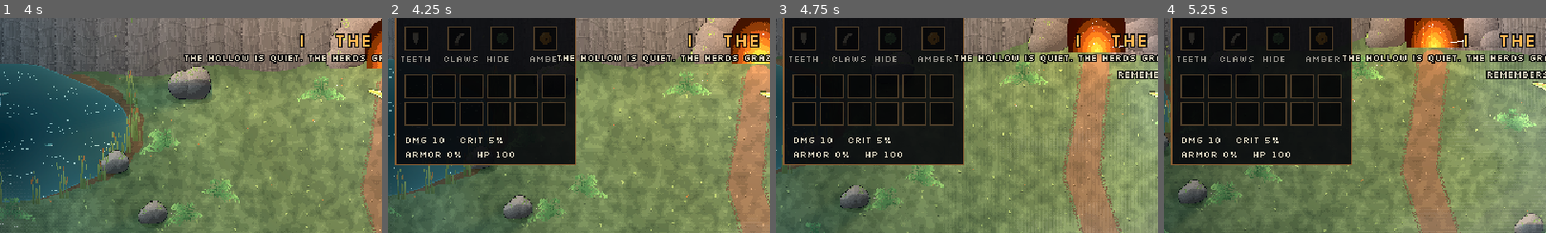
Above: before the commit, frames 1-4 (left to right).
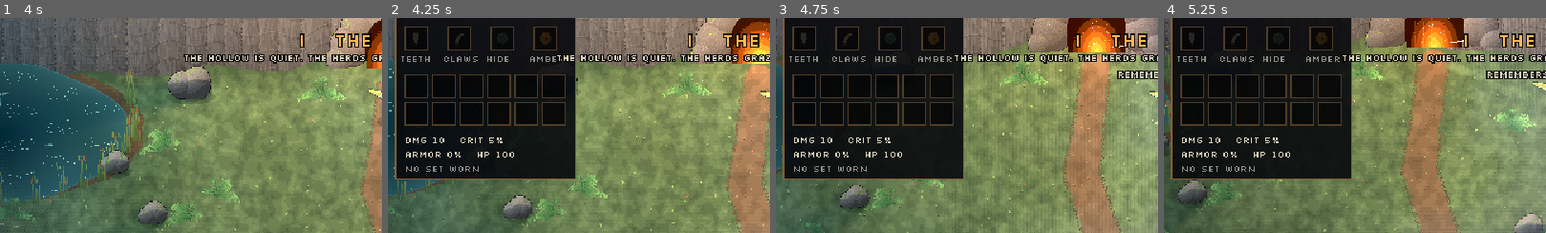
Above: after the commit, the same moments.

Repository: bl0rb/EXTINCTION-HOLLOW
Game: Godot game, scene res://scenes/main.tscn
Same seed, same stepped clock (60 frames per second), same inputs: the game is played once before the commit and once after it.
Inputs (mouse positions are % of the whole screen's width and height, from its top left):
- Up to frame 1 (4 s): move the mouse to (84, 44) at 0.52 s; hold K (talents) 0.53-1.28 s; click (84, 44) at 0.67 s; move the mouse to (87, 46) at 1.27 s; click (87, 46) at 1.35 s; tap K (talents) at 1.55, 3.05, 3.8 s; move the mouse to (60, 28) at 2.02 s; hold K (talents) 2.03-2.78 s; click (60, 28) at 2.17 s; move the mouse to (45, 70) at 2.77 s; tap Mouse wheel up (zoom_in) at 2.85 s; click (45, 70) at 2.92 s; move the mouse to (80, 65) at 3.52 s; hold Mouse wheel down (zoom_out) from 3.53 s (still down); click (80, 65) at 3.67 s
- Up to frame 2 (4.25 s): keep holding Mouse wheel down (zoom_out); tap I (inventory) at 4.15 s
- Up to frame 3 (4.75 s): move the mouse to (13, 46) at 4.27 s; release Mouse wheel down (zoom_out) at 4.28 s; tap K (talents) at 4.35 s; click (13, 46) at 4.42 s
- Up to frame 4 (5.25 s): move the mouse to (55, 50) at 5.02 s; press the mouse at (55, 50) at 5.03 s
The pictures show only the part of the screen within x 0-50%, y 30-80%; the shares and areas given below are measured in that part.

Frame 1 is identical in both runs. In frame 2, 3.4% of the frame differs, in the area x 1-50%, y 68-76%; in frame 3, 3.4%; in frame 4, 3.4%.

Commit message:
Set items for builds
- Four sets with one piece per slot: Tyrant's Might, Raptor's Cunning,
  Ankylo's Bulwark and Elder's Wisdom; two worn pieces add stats, all
  four grant a power: kills heal, crits bite three times as hard, biters
  take half back, skills cool down faster and cost less
- Set pieces are a new rarity (teal); they drop rarely from animals, more
  often from elites, and a boss always leaves one
- Tooltips list the set, its bonuses and which are active; the inventory
  shows the sets being worn

Co-Authored-By: Claude Opus 5.5 <noreply@anthropic.com>
Claude-Session: https://claude.ai/code/session_01Tu8t4uLbqjCwYJV3d5A4g1

Diff:
--- a/scripts/hud.gd
+++ b/scripts/hud.gd
@@ -241,7 +241,7 @@
 		var def: Dictionary = Talents.DEFS[id]
 		var rect := Rect2(x0 + i * 22, 330, 20, 20)
 		var learned: bool = player.talents[id] > 0
-		var affordable: bool = player.stamina >= def.stamina * (1.0 - 0.08 * player.talents.vigor)
+		var affordable: bool = player.stamina >= player.skill_cost(id)
 		draw_rect(rect, PANEL)
 		draw_texture_rect_region(SKILL_ICONS, Rect2(rect.position + Vector2(2, 2), Vector2(16, 16)), Rect2(ids.find(id) * 32, 0, 32, 32),
 			Color.WHITE if learned and affordable else Color(0.35, 0.35, 0.35))
--- a/scripts/inventory_panel.gd
+++ b/scripts/inventory_panel.gd
@@ -17,7 +17,7 @@
 
 
 func _ready() -> void:
-	size = Vector2(152, 136)
+	size = Vector2(152, 148)
 	mouse_filter = MOUSE_FILTER_STOP
 	visible = false
 
@@ -94,6 +94,12 @@
 			_text(rect.position + Vector2(-4, 30), Loot.SLOT_NAMES[Loot.SLOTS[i]].to_upper(), DIM)
 	_text(Vector2(8, 118), "DMG %d   CRIT %d%%" % [roundi(player.damage()), roundi(player.crit_chance() * 100.0)], TEXT)
 	_text(Vector2(8, 130), "ARMOR %d%%   HP %d" % [roundi(player.armor() * 100.0), roundi(player.max_health())], TEXT)
+	# the builds being worn
+	var counts := Loot.set_counts(player.equipped)
+	var sets := PackedStringArray()
+	for set_id: String in counts:
+		sets.append("%s %d/4" % [set_id.to_upper(), counts[set_id]])
+	_text(Vector2(8, 142), "SET " + "  ".join(sets) if not sets.is_empty() else "NO SET WORN", Loot.COLORS[Loot.SET] if not sets.is_empty() else DIM)
 	var hovered := _item(_hover)
 	if not hovered.is_empty():
 		_tooltip(hovered, _hover < 4)
@@ -118,6 +124,10 @@
 				if diff[id] != 0:
 					lines.append(Loot.change_text(id, diff[id]))
 					colors.append(Loot.BETTER if diff[id] > 0 else Loot.WORSE)
+	# a set piece tells which build it belongs to and what the set grants
+	for line: Array in Loot.describe_set(item, player.equipped):
+		lines.append(line[0])
+		colors.append(Loot.COLORS[Loot.SET] if line[1] else DIM)
 	var box := Rect2(size.x + 4, cell_rect(_hover).position.y, 156, 38 + 11 * lines.size())
 	box.position.y = minf(box.position.y, get_viewport_rect().size.y - global_position.y - box.size.y - 4.0)
 	draw_rect(box, Color(0.02, 0.02, 0.03, 0.95))
--- a/scripts/loot.gd
+++ b/scripts/loot.gd
@@ -1,12 +1,22 @@
 class_name Loot
 ## Items (GAME_SPEC §150): trophies the dino wears as mutations - teeth, claws, hide and amber - in four rarities.
-## Bigger animals drop more often and better items.
+## Bigger animals drop more often and better items. Set pieces make builds: worn together they grant extra power.
 
 const SLOTS := ["teeth", "claws", "hide", "amber"]
 const SLOT_NAMES := {"teeth": "Teeth", "claws": "Claws", "hide": "Hide", "amber": "Amber"}
-const RARITY_NAMES := ["Common", "Magic", "Rare", "Legendary"]
-const COLORS := [Color(0.8, 0.78, 0.72), Color(0.45, 0.62, 1.0), Color(1.0, 0.86, 0.3), Color(1.0, 0.52, 0.12)]
-const VALUE := [2, 5, 12, 30] ## XP for salvaging an item
+const RARITY_NAMES := ["Common", "Magic", "Rare", "Legendary", "Set"]
+const COLORS := [Color(0.8, 0.78, 0.72), Color(0.45, 0.62, 1.0), Color(1.0, 0.86, 0.3), Color(1.0, 0.52, 0.12), Color(0.3, 0.95, 0.72)]
+const VALUE := [2, 5, 12, 30, 20] ## XP for salvaging an item
+const SET := 4 ## the rarity of set pieces
+## Builds: four pieces each, one per slot. Two worn pieces add stats, all four a special power.
+const SETS := {
+	"tyrant": {"name": "Tyrant's Might", "prefix": "Tyrant's", "two": {"damage": 4, "health": 20}, "power": "kills heal 15% health"},
+	"raptor": {"name": "Raptor's Cunning", "prefix": "Raptor's", "two": {"crit": 6, "attack_speed": 12}, "power": "crits bite 3x as hard"},
+	"ankylo": {"name": "Ankylo's Bulwark", "prefix": "Ankylo's", "two": {"armor": 8, "health": 25}, "power": "biters take half back"},
+	"elder": {"name": "Elder's Wisdom", "prefix": "Elder's", "two": {"xp": 15, "speed": 8}, "power": "skills faster, cheaper"},
+}
+const SET_CHANCE := 0.04 ## share of ordinary drops that are set pieces
+const ELITE_SET_CHANCE := 0.3 ## share of an elite's or boss's extra drops
 const BETTER := Color(0.45, 0.92, 0.4) ## an item beats what is worn
 const WORSE := Color(1.0, 0.35, 0.3)
 const BASES := {
@@ -54,18 +64,70 @@
 	return {"slot": slot, "rarity": rarity, "name": title, "level": level, "stats": stats}
 
 
+## A piece of a set (random set and slot unless given): its slot's own stat, one more, and the set's name.
+static func roll_set(level: int, set_id := "", slot := "") -> Dictionary:
+	if set_id == "":
+		set_id = SETS.keys().pick_random()
+	if slot == "":
+		slot = SLOTS.pick_random()
+	var main: String = MAIN[slot]
+	var power := (1.0 + 0.5 * (level - 1)) * 1.15
+	var stats := {main: _roll_stat(main, power)}
+	var other: String = STATS.keys().filter(func(s: String) -> bool: return s != main).pick_random()
+	stats[other] = _roll_stat(other, power)
+	var title := "%s %s" % [SETS[set_id].prefix, BASES[slot][mini(level - 1, 2)]]
+	return {"slot": slot, "rarity": SET, "name": title, "level": level, "stats": stats, "set": set_id}
+
+
 static func _roll_stat(id: String, power: float) -> int:
 	return maxi(1, roundi(randf_range(STATS[id][0], STATS[id][1]) * power))
 
 
-## Sum of all stats of the worn items.
+## Sum of all stats of the worn items, with the bonus of every set worn twice or more.
 static func total(equipped: Dictionary) -> Dictionary:
 	var sum := {}
 	for slot: String in equipped:
 		var stats: Dictionary = equipped[slot].get("stats", {})
 		for id: String in stats:
 			sum[id] = sum.get(id, 0.0) + stats[id]
+	var counts := set_counts(equipped)
+	for set_id: String in counts:
+		if counts[set_id] >= 2:
+			for id: String in SETS[set_id].two:
+				sum[id] = sum.get(id, 0.0) + SETS[set_id].two[id]
 	return sum
+
+
+## How many pieces of each set are worn: set id -> count.
+static func set_counts(equipped: Dictionary) -> Dictionary:
+	var counts := {}
+	for slot: String in equipped:
+		var set_id: String = equipped[slot].get("set", "")
+		if set_id != "":
+			counts[set_id] = counts.get(set_id, 0) + 1
+	return counts
+
+
+## The sets whose special power is active: all four pieces worn.
+static func set_powers(equipped: Dictionary) -> Array:
+	var counts := set_counts(equipped)
+	return counts.keys().filter(func(set_id: String) -> bool: return counts[set_id] >= 4)
+
+
+## Lines about an item's set for tooltips: [text, active] pairs.
+static func describe_set(item: Dictionary, equipped: Dictionary) -> Array:
+	var set_id: String = item.get("set", "")
+	if set_id == "":
+		return []
+	var info: Dictionary = SETS[set_id]
+	var count: int = set_counts(equipped).get(set_id, 0)
+	var lines := [["%s %d/4" % [info.name, count], true]]
+	var prefix := "2: "
+	for id: String in info.two:
+		lines.append([prefix + STAT_TEXT[id] % info.two[id], count >= 2])
+		prefix = "   "
+	lines.append(["4: " + info.power, count >= 4])
+	return lines
 
 
 ## How wearing an item would change the dino's stats against what it wears in that slot: stat id -> difference.
@@ -123,8 +185,12 @@
 	var drops := 1 if randf() < DROP_CHANCE[clampi(size, 0, 5)] else 0
 	if size >= 4 and randf() < 0.5:
 		drops += 1
+	var level := clampi(size, 1, 5)
 	for i in drops + extra:
-		spawn(parent, pos + Vector2(randf_range(-14, 14), randf_range(-8, 8)), roll(clampi(size, 1, 5), -1, min_rarity))
+		var set_piece := randf() < (ELITE_SET_CHANCE if i >= drops else SET_CHANCE)
+		spawn(parent, pos + Vector2(randf_range(-14, 14), randf_range(-8, 8)), roll_set(level) if set_piece else roll(level, -1, min_rarity))
+	if extra >= 3: # a boss always leaves a set piece
+		spawn(parent, pos + Vector2(randf_range(-14, 14), randf_range(-8, 8)), roll_set(level))
 
 
 static func spawn(parent: Node, pos: Vector2, item: Dictionary) -> Node2D:
--- a/scripts/player.gd
+++ b/scripts/player.gd
@@ -48,6 +48,7 @@
 var frenzy_left := 0.0
 var _burn_flash := 0.0
 var _stats := {}
+var _powers: Array = [] ## sets worn complete
 
 var target := Vector2.ZERO
 var moving := false
@@ -141,6 +142,16 @@
 ## Share of incoming bites the hide and armour keep off.
 func armor() -> float:
 	return minf(0.04 * talents.hide + stat("armor") / 100.0, 0.75)
+
+
+## Stamina a skill costs: Vigor and the Elder's set make skills cheaper.
+func skill_cost(id: String) -> float:
+	return Talents.DEFS[id].stamina * (1.0 - 0.08 * talents.vigor) * (0.75 if has_power("elder") else 1.0)
+
+
+## A set's special power (GAME_SPEC §150): all four pieces are worn.
+func has_power(set_id: String) -> bool:
+	return _powers.has(set_id)
 
 
 func life_on_hit() -> float:
@@ -224,11 +235,11 @@
 ## Skills on the keys 1-4 (GAME_SPEC §150); they cost stamina and have a cooldown.
 func use_skill(id: String, aim: Vector2) -> bool:
 	var def: Dictionary = Talents.DEFS[id]
-	var cost: float = def.stamina * (1.0 - 0.08 * talents.vigor)
+	var cost := skill_cost(id)
 	if dead or talents[id] == 0 or cooldowns[id] > 0.0 or stamina < cost or _dash_left > 0.0:
 		return false
 	stamina -= cost
-	cooldowns[id] = def.cooldown
+	cooldowns[id] = def.cooldown * (0.6 if has_power("elder") else 1.0)
 	var rank: int = talents[id]
 	match id:
 		"sweep":
@@ -270,6 +281,11 @@
 			Fx.hit_stop(get_tree(), 0.04)
 		return false
 	Fx.hit_stop(get_tree(), 0.06 if rank == 0 else 0.2)
+	if has_power("tyrant") and not dead: # every kill feeds the tyrant
+		var healed := minf(0.15 * max_health(), max_health() - health)
+		health += healed
+		if healed >= 1.0:
+			Fx.text(self, global_position + Vector2(0, -30), "+%d" % roundi(healed), Loot.BETTER)
 	var xp: int = species.xp * [1, 3, 8][rank]
 	carried_xp += xp
 	gain_xp(xp)
@@ -320,10 +336,12 @@
 	bag.remove_at(index)
 
 
-func take_damage(amount: float) -> void:
+func take_damage(amount: float, from: Animal = null) -> void:
 	if dead:
 		return
 	amount *= 1.0 - armor()
+	if from and is_instance_valid(from) and has_power("ankylo"): # the spiked hide bites back
+		strike(from, amount * 0.5)
 	health -= amount
 	camera.shake(3.0, 0.25)
 	Fx.burst(Fx.BLOOD, get_parent(), global_position + Vector2(0, -12))
@@ -357,6 +375,7 @@
 
 func _update_stats() -> void:
 	_stats = Loot.total(equipped)
+	_powers = Loot.set_powers(equipped)
 	health = minf(health, max_health())
 
 
@@ -515,7 +534,8 @@
 	anim.update(sprite, prey.global_position - global_position, 0.0, 0.0)
 	anim.play("attack", 0.16)
 	var crit := randf() < crit_chance()
-	if strike(prey, damage() * (2.0 if crit else 1.0), crit):
+	var crit_hit := 3.0 if has_power("raptor") else 2.0
+	if strike(prey, damage() * (crit_hit if crit else 1.0), crit):
 		anim.then("eat", 0.5)
 		prey = null
 		moving = false
--- a/scripts/predator.gd
+++ b/scripts/predator.gd
@@ -123,7 +123,7 @@
 	anim.play("attack", 0.22)
 	Sound.play(get_parent(), "bite", global_position, -2.0, 0.8)
 	if victim == player:
-		player.take_damage(species.damage * power)
+		player.take_damage(species.damage * power, self)
 	else:
 		Fx.burst(Fx.BLOOD, get_parent(), victim.global_position + Vector2(0, -4))
 		victim.queue_free()
--- a/scripts/prey.gd
+++ b/scripts/prey.gd
@@ -54,7 +54,7 @@
 	if state == State.FLEE and species.damage > 0.0 and _threat == player and _cooldown <= 0.0 \
 			and global_position.distance_to(player.global_position) < species.attack_range + radius:
 		_cooldown = species.attack_interval
-		player.take_damage(species.damage * power)
+		player.take_damage(species.damage * power, self)
 
 	var speed := species.speed
 	if state == State.FLEE:
--- a/scripts/world_ui.gd
+++ b/scripts/world_ui.gd
@@ -49,6 +49,8 @@
 	var item: Dictionary = drop.item
 	var worn: Dictionary = player.equipped[item.slot]
 	var lines := [[item.name, Loot.COLORS[item.rarity]]]
+	if item.has("set"):
+		lines.append([Loot.SETS[item.set].name, Loot.COLORS[Loot.SET]])
 	if worn.is_empty():
 		lines.append(["NEW " + Loot.SLOT_NAMES[item.slot].to_upper(), Loot.BETTER])
 	else:
Not shown, changed: GAME_SPEC.md
